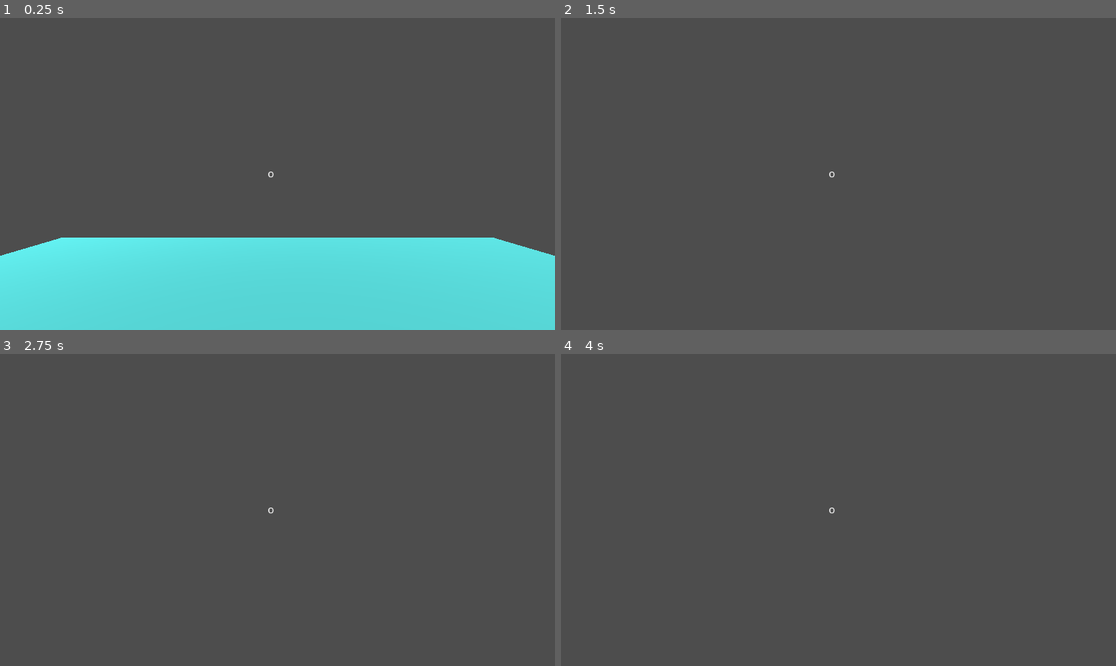
Above: before the commit, frames 1-4 (two rows, left to right).
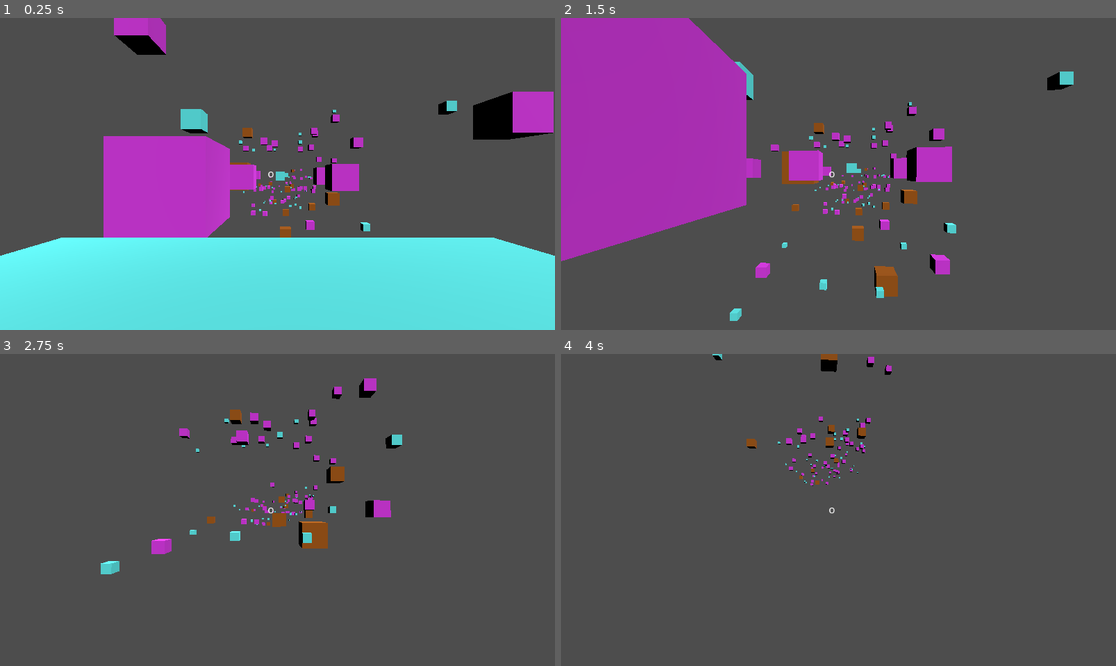
Above: after the commit, the same moments.

Repository: Ben-Bingham/GMTK-2025
Game: Godot game, scene res://main.tscn
Same seed, same stepped clock (60 frames per second), same inputs: the game is played once before the commit and once after it.
Inputs (mouse positions are in pixels of both pictures, inside the frame that each line leads up to):
- Up to frame 1 (0.25 s): no input
- Up to frame 2 (1.5 s): tap Enter at 0.5 s; move the mouse to (866, 174) at 0.52 s; press the mouse at (866, 174) at 0.53 s; hold W (move_forward) from 0.53 s (still down); tap Space (jump) at 0.77 s; move the mouse to (810, 174) at 1.27 s; release the mouse at (810, 174) at 1.28 s; click (810, 174) at 1.35 s
- Up to frame 3 (2.75 s): keep holding W (move_forward); tap Space (jump) at 1.52 s; move the mouse to (288, 503) at 2.02 s; press the mouse at (288, 503) at 2.03 s
- Up to frame 4 (4 s): keep holding W (move_forward); move the mouse to (832, 516) at 2.77 s; release the mouse at (832, 516) at 2.78 s; click (832, 516) at 2.85 s; tap Space (jump) at 3.02, 3.77 s; move the mouse to (877, 513) at 3.52 s; press the mouse at (877, 513) at 3.53 s

The runs differ from the first frame. In frame 1, 13% of the frame differs, in the area x 18-100%, y 0-71%; in frame 2, 27%, in the area x 0-93%, y 0-98%; in frame 3, 2.8%; in frame 4, 0.9%.

Commit message:
Started final level

Diff:
--- a/largeBox.tscn
+++ b/largeBox.tscn
@@ -9,7 +9,7 @@
 [sub_resource type="BoxMesh" id="BoxMesh_oq5cr"]
 size = Vector3(30, 30, 30)
 
-[node name="SmallBox" type="StaticBody3D"]
+[node name="LargeBox" type="StaticBody3D"]
 
 [node name="CollisionShape3D" type="CollisionShape3D" parent="."]
 shape = SubResource("BoxShape3D_oyhfb")
--- a/main.tscn
+++ b/main.tscn
@@ -1,9 +1,11 @@
-[gd_scene load_steps=7 format=3 uid="uid://bdk1ln40ogjde"]
+[gd_scene load_steps=9 format=3 uid="uid://bdk1ln40ogjde"]
 
 [ext_resource type="Script" uid="uid://bs73nnkk5gwx6" path="res://main.gd" id="1_0xm2m"]
 [ext_resource type="Script" uid="uid://bqes2de80x08j" path="res://player.gd" id="1_ig7tw"]
 [ext_resource type="Script" uid="uid://d2rd4gi675eyo" path="res://grapple.gd" id="3_lquwl"]
 [ext_resource type="PackedScene" uid="uid://cy17tvc7chv6h" path="res://smallBox.tscn" id="4_1bvp3"]
+[ext_resource type="PackedScene" uid="uid://cp7j7pvxr81fk" path="res://mediumBox.tscn" id="5_7mycd"]
+[ext_resource type="PackedScene" uid="uid://0nohxjpd1ve" path="res://largeBox.tscn" id="6_272bh"]
 
 [sub_resource type="ImmediateMesh" id="ImmediateMesh_7mycd"]
 
@@ -13,7 +15,7 @@
 script = ExtResource("1_0xm2m")
 
 [node name="Player" type="CharacterBody3D" parent="."]
-transform = Transform3D(1, 0, 0, 0, 1, 0, 0, 0, 1, 0, 2.39905, 0)
+transform = Transform3D(-4.37114e-08, 0, -1, 0, 1, 0, 1, 0, -4.37114e-08, 0, 2.39905, 0)
 script = ExtResource("1_ig7tw")
 
 [node name="Camera3D" type="Camera3D" parent="Player"]
@@ -36,9 +38,11 @@
 
 [node name="DirectionalLight3D" type="DirectionalLight3D" parent="Test World"]
 transform = Transform3D(0.89355, -0.251752, 0.371738, 0.017458, 0.846849, 0.531546, -0.448624, -0.468474, 0.761097, 0, 6.42251, 0)
+visible = false
 
 [node name="DirectionalLight3D2" type="DirectionalLight3D" parent="Test World"]
 transform = Transform3D(1, 0, 0, 0, -0.741824, 0.670595, 0, -0.670595, -0.741824, 26.1271, 36.7534, -36.557)
+visible = false
 light_energy = 0.125
 
 [node name="CanvasLayer" type="CanvasLayer" parent="."]
@@ -62,3 +66,402 @@
 
 [node name="SmallBox" parent="Level" instance=ExtResource("4_1bvp3")]
 transform = Transform3D(1, 0, 0, 0, 1, 0, 0, 0, 1, 0, -3.8464, 0)
+
+[node name="DirectionalLight3D" type="DirectionalLight3D" parent="Level"]
+transform = Transform3D(0.608983, 0.55138, -0.570193, 0, 0.718867, 0.695148, 0.793183, -0.423333, 0.437778, -10.5729, 4.76333, 7.30849)
+
+[node name="SmallBox2" parent="Level" instance=ExtResource("5_7mycd")]
+transform = Transform3D(1, 0, 0, 0, 1, 0, 0, 0, 1, 50, 0, -24)
+
+[node name="SmallBox3" parent="Level" instance=ExtResource("5_7mycd")]
+transform = Transform3D(1, 0, 0, 0, 1, 0, 0, 0, 1, 72, -96.458, 24.4143)
+
+[node name="SmallBox4" parent="Level" instance=ExtResource("5_7mycd")]
+transform = Transform3D(1, 0, 0, 0, 1, 0, 0, 0, 1, 173, 0, -29)
+
+[node name="SmallBox5" parent="Level" instance=ExtResource("5_7mycd")]
+transform = Transform3D(1, 0, 0, 0, 1, 0, 0, 0, 1, 244, 0, 55)
+
+[node name="SmallBox6" parent="Level" instance=ExtResource("5_7mycd")]
+transform = Transform3D(1, 0, 0, 0, 1, 0, 0, 0, 1, 109, 32.6055, 124.207)
+
+[node name="SmallBox7" parent="Level" instance=ExtResource("5_7mycd")]
+transform = Transform3D(1, 0, 0, 0, 1, 0, 0, 0, 1, 131, 95.0994, -87)
+
+[node name="SmallBox8" parent="Level" instance=ExtResource("5_7mycd")]
+transform = Transform3D(1, 0, 0, 0, 1, 0, 0, 0, 1, 159.771, 0, 49.9093)
+
+[node name="SmallBox9" parent="Level" instance=ExtResource("5_7mycd")]
+transform = Transform3D(1, 0, 0, 0, 1, 0, 0, 0, 1, 242.776, 0, -108.165)
+
+[node name="SmallBox10" parent="Level" instance=ExtResource("5_7mycd")]
+transform = Transform3D(1, 0, 0, 0, 1, 0, 0, 0, 1, 610.776, 168.462, 173.154)
+
+[node name="SmallBox11" parent="Level" instance=ExtResource("5_7mycd")]
+transform = Transform3D(1, 0, 0, 0, 1, 0, 0, 0, 1, 962.776, -180.247, -113.938)
+
+[node name="SmallBox12" parent="Level" instance=ExtResource("5_7mycd")]
+transform = Transform3D(1, 0, 0, 0, 1, 0, 0, 0, 1, 1553.82, -28.789, 255.421)
+
+[node name="SmallBox13" parent="Level" instance=ExtResource("5_7mycd")]
+transform = Transform3D(1, 0, 0, 0, 1, 0, 0, 0, 1, 1132.78, -79.7133, 120.835)
+
+[node name="SmallBox14" parent="Level" instance=ExtResource("5_7mycd")]
+transform = Transform3D(1, 0, 0, 0, 1, 0, 0, 0, 1, 1529.82, -119.813, -168.937)
+
+[node name="SmallBox15" parent="Level" instance=ExtResource("5_7mycd")]
+transform = Transform3D(1, 0, 0, 0, 1, 0, 0, 0, 1, 1414.82, -149, 145.309)
+
+[node name="SmallBox16" parent="Level" instance=ExtResource("5_7mycd")]
+transform = Transform3D(1, 0, 0, 0, 1, 0, 0, 0, 1, 890.776, 61.1354, 246.947)
+
+[node name="SmallBox17" parent="Level" instance=ExtResource("5_7mycd")]
+transform = Transform3D(1, 0, 0, 0, 1, 0, 0, 0, 1, 614.776, 100.534, -40.1647)
+
+[node name="SmallBox18" parent="Level" instance=ExtResource("5_7mycd")]
+transform = Transform3D(1, 0, 0, 0, 1, 0, 0, 0, 1, 477.513, 0, -50.8896)
+
+[node name="SmallBox41" parent="Level" instance=ExtResource("5_7mycd")]
+transform = Transform3D(1, 0, 0, 0, 1, 0, 0, 0, 1, 515.513, -126.346, 82.1104)
+
+[node name="SmallBox19" parent="Level" instance=ExtResource("5_7mycd")]
+transform = Transform3D(1, 0, 0, 0, 1, 0, 0, 0, 1, 416.776, -194.275, -168.185)
+
+[node name="SmallBox20" parent="Level" instance=ExtResource("5_7mycd")]
+transform = Transform3D(1, 0, 0, 0, 1, 0, 0, 0, 1, 834.776, 103.251, 94.0424)
+
+[node name="SmallBox21" parent="Level" instance=ExtResource("5_7mycd")]
+transform = Transform3D(1, 0, 0, 0, 1, 0, 0, 0, 1, 1205.78, -79.7133, -78.1647)
+
+[node name="SmallBox42" parent="Level" instance=ExtResource("5_7mycd")]
+transform = Transform3D(1, 0, 0, 0, 1, 0, 0, 0, 1, 1290.01, -149, 69.9187)
+
+[node name="SmallBox23" parent="Level" instance=ExtResource("5_7mycd")]
+transform = Transform3D(1, 0, 0, 0, 1, 0, 0, 0, 1, 2197.78, -31.5061, 24.8353)
+
+[node name="SmallBox24" parent="Level" instance=ExtResource("5_7mycd")]
+transform = Transform3D(1, 0, 0, 0, 1, 0, 0, 0, 1, 2073.78, -119.813, -161.412)
+
+[node name="SmallBox25" parent="Level" instance=ExtResource("5_7mycd")]
+transform = Transform3D(1, 0, 0, 0, 1, 0, 0, 0, 1, 2027.78, -28.789, 165.947)
+
+[node name="SmallBox26" parent="Level" instance=ExtResource("5_7mycd")]
+transform = Transform3D(1, 0, 0, 0, 1, 0, 0, 0, 1, 2326.78, -94, -72.1647)
+
+[node name="SmallBox29" parent="Level" instance=ExtResource("5_7mycd")]
+transform = Transform3D(1, 0, 0, 0, 1, 0, 0, 0, 1, 1863.78, -235.291, -67.9377)
+
+[node name="SmallBox30" parent="Level" instance=ExtResource("5_7mycd")]
+transform = Transform3D(1, 0, 0, 0, 1, 0, 0, 0, 1, 1792.78, -138.833, 129.947)
+
+[node name="SmallBox31" parent="Level" instance=ExtResource("5_7mycd")]
+transform = Transform3D(1, 0, 0, 0, 1, 0, 0, 0, 1, 1619.82, -136.116, -38.2763)
+
+[node name="SmallBox32" parent="Level" instance=ExtResource("5_7mycd")]
+transform = Transform3D(1, 0, 0, 0, 1, 0, 0, 0, 1, 1402.82, -180.247, 48.5364)
+
+[node name="SmallBox33" parent="Level" instance=ExtResource("5_7mycd")]
+transform = Transform3D(1, 0, 0, 0, 1, 0, 0, 0, 1, 1269.68, -83.789, 172.166)
+
+[node name="SmallBox34" parent="Level" instance=ExtResource("5_7mycd")]
+transform = Transform3D(1, 0, 0, 0, 1, 0, 0, 0, 1, 1067.25, -121.829, -28.9018)
+
+[node name="SmallBox35" parent="Level" instance=ExtResource("5_7mycd")]
+transform = Transform3D(1, 0, 0, 0, 1, 0, 0, 0, 1, 1031.93, -83.789, 181.675)
+
+[node name="SmallBox36" parent="Level" instance=ExtResource("5_7mycd")]
+transform = Transform3D(1, 0, 0, 0, 1, 0, 0, 0, 1, 780.594, 100.534, -121.284)
+
+[node name="SmallBox37" parent="Level" instance=ExtResource("5_7mycd")]
+transform = Transform3D(1, 0, 0, 0, 1, 0, 0, 0, 1, 734.594, 146.725, 135.923)
+
+[node name="SmallBox38" parent="Level" instance=ExtResource("5_7mycd")]
+transform = Transform3D(1, 0, 0, 0, 1, 0, 0, 0, 1, 332.833, -137.215, 131.744)
+
+[node name="SmallBox59" parent="Level" instance=ExtResource("5_7mycd")]
+transform = Transform3D(1, 0, 0, 0, 1, 0, 0, 0, 1, 771, 103.251, 127.207)
+
+[node name="SmallBox61" parent="Level" instance=ExtResource("5_7mycd")]
+transform = Transform3D(1, 0, 0, 0, 1, 0, 0, 0, 1, 658, 100.534, -8)
+
+[node name="SmallBox62" parent="Level" instance=ExtResource("5_7mycd")]
+transform = Transform3D(1, 0, 0, 0, 1, 0, 0, 0, 1, 686.771, 146.725, 122.117)
+
+[node name="SmallBox73" parent="Level" instance=ExtResource("5_7mycd")]
+transform = Transform3D(1, 0, 0, 0, 1, 0, 0, 0, 1, 769.776, 100.534, -29.1647)
+
+[node name="SmallBox74" parent="Level" instance=ExtResource("5_7mycd")]
+transform = Transform3D(1, 0, 0, 0, 1, 0, 0, 0, 1, 943.776, -180.247, -57.9377)
+
+[node name="SmallBox75" parent="Level" instance=ExtResource("5_7mycd")]
+transform = Transform3D(1, 0, 0, 0, 1, 0, 0, 0, 1, 859.833, 63.8525, 174.062)
+
+[node name="SmallBox39" parent="Level" instance=ExtResource("5_7mycd")]
+transform = Transform3D(1, 0, 0, 0, 1, 0, 0, 0, 1, 653.454, 74.7209, -233.71)
+
+[node name="SmallBox40" parent="Level" instance=ExtResource("5_7mycd")]
+transform = Transform3D(1, 0, 0, 0, 1, 0, 0, 0, 1, 427.933, 67.9282, 165.707)
+
+[node name="SmallBox27" parent="Level" instance=ExtResource("5_7mycd")]
+transform = Transform3D(1, 0, 0, 0, 1, 0, 0, 0, 1, 2408.78, 47.2906, 196.947)
+
+[node name="SmallBox28" parent="Level" instance=ExtResource("5_7mycd")]
+transform = Transform3D(1, 0, 0, 0, 1, 0, 0, 0, 1, 2408.78, 47.2906, 196.947)
+
+[node name="SmallBox43" parent="Level" instance=ExtResource("5_7mycd")]
+transform = Transform3D(1, 0, 0, 0, 1, 0, 0, 0, 1, 1319.95, -83.789, 238.365)
+
+[node name="SmallBox44" parent="Level" instance=ExtResource("5_7mycd")]
+transform = Transform3D(1, 0, 0, 0, 1, 0, 0, 0, 1, 1671.95, -235.291, -55.5194)
+
+[node name="SmallBox45" parent="Level" instance=ExtResource("5_7mycd")]
+transform = Transform3D(1, 0, 0, 0, 1, 0, 0, 0, 1, 2262.99, -28.789, 313.839)
+
+[node name="SmallBox46" parent="Level" instance=ExtResource("5_7mycd")]
+transform = Transform3D(1, 0, 0, 0, 1, 0, 0, 0, 1, 1841.95, -138.833, 149.365)
+
+[node name="SmallBox47" parent="Level" instance=ExtResource("5_7mycd")]
+transform = Transform3D(1, 0, 0, 0, 1, 0, 0, 0, 1, 2238.99, -31.5061, -79.2724)
+
+[node name="SmallBox48" parent="Level" instance=ExtResource("5_7mycd")]
+transform = Transform3D(1, 0, 0, 0, 1, 0, 0, 0, 1, 2123.99, -28.789, 173.839)
+
+[node name="SmallBox49" parent="Level" instance=ExtResource("5_7mycd")]
+transform = Transform3D(1, 0, 0, 0, 1, 0, 0, 0, 1, 1599.95, -28.789, 305.365)
+
+[node name="SmallBox50" parent="Level" instance=ExtResource("5_7mycd")]
+transform = Transform3D(1, 0, 0, 0, 1, 0, 0, 0, 1, 1323.95, -180.247, 30.4806)
+
+[node name="SmallBox51" parent="Level" instance=ExtResource("5_7mycd")]
+transform = Transform3D(1, 0, 0, 0, 1, 0, 0, 0, 1, 1186.68, 5.8762, 7.52872)
+
+[node name="SmallBox52" parent="Level" instance=ExtResource("5_7mycd")]
+transform = Transform3D(1, 0, 0, 0, 1, 0, 0, 0, 1, 1224.68, -79.7133, 140.529)
+
+[node name="SmallBox53" parent="Level" instance=ExtResource("5_7mycd")]
+transform = Transform3D(1, 0, 0, 0, 1, 0, 0, 0, 1, 1125.95, -79.7133, -90.7465)
+
+[node name="SmallBox54" parent="Level" instance=ExtResource("5_7mycd")]
+transform = Transform3D(1, 0, 0, 0, 1, 0, 0, 0, 1, 1543.95, -28.789, 129.365)
+
+[node name="SmallBox55" parent="Level" instance=ExtResource("5_7mycd")]
+transform = Transform3D(1, 0, 0, 0, 1, 0, 0, 0, 1, 1914.95, -136.116, -33.3322)
+
+[node name="SmallBox56" parent="Level" instance=ExtResource("5_7mycd")]
+transform = Transform3D(1, 0, 0, 0, 1, 0, 0, 0, 1, 1999.18, -94, 128.337)
+
+[node name="SmallBox57" parent="Level" instance=ExtResource("5_7mycd")]
+transform = Transform3D(1, 0, 0, 0, 1, 0, 0, 0, 1, 2331.95, -94, 147.254)
+
+[node name="SmallBox63" parent="Level" instance=ExtResource("5_7mycd")]
+transform = Transform3D(1, 0, 0, 0, 1, 0, 0, 0, 1, 2501.95, -28.789, 188.365)
+
+[node name="SmallBox64" parent="Level" instance=ExtResource("5_7mycd")]
+transform = Transform3D(1, 0, 0, 0, 1, 0, 0, 0, 1, 2328.99, -136.116, 20.1419)
+
+[node name="SmallBox65" parent="Level" instance=ExtResource("5_7mycd")]
+transform = Transform3D(1, 0, 0, 0, 1, 0, 0, 0, 1, 2111.99, -94, 94.7276)
+
+[node name="SmallBox66" parent="Level" instance=ExtResource("5_7mycd")]
+transform = Transform3D(1, 0, 0, 0, 1, 0, 0, 0, 1, 1978.85, 44.5734, 230.584)
+
+[node name="SmallBox67" parent="Level" instance=ExtResource("5_7mycd")]
+transform = Transform3D(1, 0, 0, 0, 1, 0, 0, 0, 1, 1776.42, -235.291, 55.3292)
+
+[node name="SmallBox68" parent="Level" instance=ExtResource("5_7mycd")]
+transform = Transform3D(1, 0, 0, 0, 1, 0, 0, 0, 1, 1741.1, -138.833, 240.094)
+
+[node name="SmallBox69" parent="Level" instance=ExtResource("5_7mycd")]
+transform = Transform3D(1, 0, 0, 0, 1, 0, 0, 0, 1, 1489.76, -94, -62.8658)
+
+[node name="SmallBox70" parent="Level" instance=ExtResource("5_7mycd")]
+transform = Transform3D(1, 0, 0, 0, 1, 0, 0, 0, 1, 1443.76, -28.789, 171.246)
+
+[node name="SmallBox71" parent="Level" instance=ExtResource("5_7mycd")]
+transform = Transform3D(1, 0, 0, 0, 1, 0, 0, 0, 1, 1362.62, -206.06, -163.065)
+
+[node name="SmallBox72" parent="Level" instance=ExtResource("5_7mycd")]
+transform = Transform3D(1, 0, 0, 0, 1, 0, 0, 0, 1, 1137.1, -14.5023, 230.919)
+
+[node name="SmallBox" parent="." instance=ExtResource("4_1bvp3")]
+transform = Transform3D(1, 0, 0, 0, 1, 0, 0, 0, 1, 325.878, -168.462, -37.3993)
+
+[node name="SmallBox2" parent="." instance=ExtResource("4_1bvp3")]
+transform = Transform3D(1, 0, 0, 0, 1, 0, 0, 0, 1, 406.033, -137.215, 98.457)
+
+[node name="SmallBox3" parent="." instance=ExtResource("4_1bvp3")]
+transform = Transform3D(1, 0, 0, 0, 1, 0, 0, 0, 1, 200.89, 67.9282, 167.744)
+
+[node name="SmallBox4" parent="." instance=ExtResource("4_1bvp3")]
+transform = Transform3D(1, 0, 0, 0, 1, 0, 0, 0, 1, 234.854, 0, 3.35759)
+
+[node name="SmallBox5" parent="." instance=ExtResource("4_1bvp3")]
+transform = Transform3D(1, 0, 0, 0, 1, 0, 0, 0, 1, 105.791, 29.8884, -42.8336)
+
+[node name="SmallBox6" parent="." instance=ExtResource("4_1bvp3")]
+transform = Transform3D(1, 0, 0, 0, 1, 0, 0, 0, 1, 631.555, 100.534, -114.837)
+
+[node name="SmallBox7" parent="." instance=ExtResource("4_1bvp3")]
+transform = Transform3D(1, 0, 0, 0, 1, 0, 0, 0, 1, 960.327, -149, 60.4172)
+
+[node name="SmallBox8" parent="." instance=ExtResource("4_1bvp3")]
+transform = Transform3D(1, 0, 0, 0, 1, 0, 0, 0, 1, 1261.93, -180.247, -12.9452)
+
+[node name="SmallBox9" parent="." instance=ExtResource("4_1bvp3")]
+transform = Transform3D(1, 0, 0, 0, 1, 0, 0, 0, 1, 1223.89, -79.7133, 79.4371)
+
+[node name="SmallBox10" parent="." instance=ExtResource("4_1bvp3")]
+transform = Transform3D(1, 0, 0, 0, 1, 0, 0, 0, 1, 1136.94, -14.5023, 181.329)
+
+[node name="SmallBox11" parent="." instance=ExtResource("4_1bvp3")]
+transform = Transform3D(1, 0, 0, 0, 1, 0, 0, 0, 1, 1480.66, -94, 99.8155)
+
+[node name="SmallBox12" parent="." instance=ExtResource("4_1bvp3")]
+transform = Transform3D(1, 0, 0, 0, 1, 0, 0, 0, 1, 1613.8, -94, -91.7419)
+
+[node name="SmallBox13" parent="." instance=ExtResource("4_1bvp3")]
+transform = Transform3D(1, 0, 0, 0, 1, 0, 0, 0, 1, 1689.88, -204.044, 143.29)
+
+[node name="SmallBox14" parent="." instance=ExtResource("4_1bvp3")]
+transform = Transform3D(1, 0, 0, 0, 1, 0, 0, 0, 1, 1908.6, -94, 91.6642)
+
+[node name="SmallBox15" parent="." instance=ExtResource("4_1bvp3")]
+transform = Transform3D(1, 0, 0, 0, 1, 0, 0, 0, 1, 2082.5, -136.116, -52.3436)
+
+[node name="SmallBox16" parent="." instance=ExtResource("4_1bvp3")]
+transform = Transform3D(1, 0, 0, 0, 1, 0, 0, 0, 1, 2229.23, -31.5061, 124.27)
+
+[node name="SmallBox17" parent="." instance=ExtResource("4_1bvp3")]
+transform = Transform3D(1, 0, 0, 0, 1, 0, 0, 0, 1, 2105.6, -28.789, 318.544)
+
+[node name="SmallBox18" parent="." instance=ExtResource("4_1bvp3")]
+transform = Transform3D(1, 0, 0, 0, 1, 0, 0, 0, 1, 1829.81, -138.833, 304.959)
+
+[node name="SmallBox19" parent="." instance=ExtResource("4_1bvp3")]
+transform = Transform3D(1, 0, 0, 0, 1, 0, 0, 0, 1, 1628.74, -28.789, 193.556)
+
+[node name="SmallBox20" parent="." instance=ExtResource("4_1bvp3")]
+transform = Transform3D(1, 0, 0, 0, 1, 0, 0, 0, 1, 1433.11, -28.789, 257.409)
+
+[node name="SmallBox21" parent="." instance=ExtResource("4_1bvp3")]
+transform = Transform3D(1, 0, 0, 0, 1, 0, 0, 0, 1, 1323.06, -149, 121.553)
+
+[node name="SmallBox22" parent="." instance=ExtResource("4_1bvp3")]
+transform = Transform3D(1, 0, 0, 0, 1, 0, 0, 0, 1, 1010.59, -149, 90.3056)
+
+[node name="SmallBox23" parent="." instance=ExtResource("4_1bvp3")]
+transform = Transform3D(1, 0, 0, 0, 1, 0, 0, 0, 1, 1025.54, -180.247, -86.3076)
+
+[node name="SmallBox24" parent="." instance=ExtResource("4_1bvp3")]
+transform = Transform3D(1, 0, 0, 0, 1, 0, 0, 0, 1, 832.622, 100.534, -98.5347)
+
+[node name="SmallBox25" parent="." instance=ExtResource("4_1bvp3")]
+transform = Transform3D(1, 0, 0, 0, 1, 0, 0, 0, 1, 630.196, 100.534, 69.9272)
+
+[node name="SmallBox26" parent="." instance=ExtResource("4_1bvp3")]
+transform = Transform3D(1, 0, 0, 0, 1, 0, 0, 0, 1, 463.093, 0, 19.6604)
+
+[node name="SmallBox27" parent="." instance=ExtResource("4_1bvp3")]
+transform = Transform3D(1, 0, 0, 0, 1, 0, 0, 0, 1, 525.587, -183.406, -161.028)
+
+[node name="SmallBox28" parent="." instance=ExtResource("4_1bvp3")]
+transform = Transform3D(1, 0, 0, 0, 1, 0, 0, 0, 1, 293.272, -194.275, -151.518)
+
+[node name="SmallBox29" parent="." instance=ExtResource("4_1bvp3")]
+transform = Transform3D(1, 0, 0, 0, 1, 0, 0, 0, 1, 809.526, 74.7209, -254.769)
+
+[node name="SmallBox30" parent="." instance=ExtResource("4_1bvp3")]
+transform = Transform3D(1, 0, 0, 0, 1, 0, 0, 0, 1, 1219.81, -105.526, -201.785)
+
+[node name="SmallBox31" parent="." instance=ExtResource("4_1bvp3")]
+transform = Transform3D(1, 0, 0, 0, 1, 0, 0, 0, 1, 736.341, 146.725, 81.5137)
+
+[node name="SmallBox32" parent="." instance=ExtResource("4_1bvp3")]
+transform = Transform3D(1, 0, 0, 0, 1, 0, 0, 0, 1, 1366.71, -180.247, -50.2669)
+
+[node name="SmallBox33" parent="." instance=ExtResource("4_1bvp3")]
+transform = Transform3D(1, 0, 0, 0, 1, 0, 0, 0, 1, 1691, -235.291, -112.773)
+
+[node name="SmallBox34" parent="." instance=ExtResource("4_1bvp3")]
+transform = Transform3D(1, 0, 0, 0, 1, 0, 0, 0, 1, 1934.59, -119.813, -202.426)
+
+[node name="SmallBox35" parent="." instance=ExtResource("4_1bvp3")]
+transform = Transform3D(1, 0, 0, 0, 1, 0, 0, 0, 1, 682, 211.936, 189.319)
+
+[node name="SmallBox36" parent="." instance=ExtResource("4_1bvp3")]
+transform = Transform3D(1, 0, 0, 0, 1, 0, 0, 0, 1, 915.672, -149, 103.251)
+
+[node name="SmallBox37" parent="." instance=ExtResource("4_1bvp3")]
+transform = Transform3D(1, 0, 0, 0, 1, 0, 0, 0, 1, 823, 100.534, -11)
+
+[node name="SmallBox38" parent="." instance=ExtResource("4_1bvp3")]
+transform = Transform3D(1, 0, 0, 0, 1, 0, 0, 0, 1, 709.17, 146.725, 122.271)
+
+[node name="SmallBox39" parent="." instance=ExtResource("4_1bvp3")]
+transform = Transform3D(1, 0, 0, 0, 1, 0, 0, 0, 1, 311.111, -168.462, 42.1155)
+
+[node name="SmallBox40" parent="." instance=ExtResource("4_1bvp3")]
+transform = Transform3D(1, 0, 0, 0, 1, 0, 0, 0, 1, 286.657, -72.0038, 123.629)
+
+[node name="SmallBox41" parent="." instance=ExtResource("4_1bvp3")]
+transform = Transform3D(1, 0, 0, 0, 1, 0, 0, 0, 1, 1594.95, -136.116, 28.5298)
+
+[node name="SmallBox42" parent="." instance=ExtResource("4_1bvp3")]
+transform = Transform3D(1, 0, 0, 0, 1, 0, 0, 0, 1, 1761, -235.291, -107.773)
+
+[node name="SmallBox43" parent="." instance=ExtResource("4_1bvp3")]
+transform = Transform3D(1, 0, 0, 0, 1, 0, 0, 0, 1, 1652.01, -119.813, -239.107)
+
+[node name="SmallBox44" parent="." instance=ExtResource("4_1bvp3")]
+transform = Transform3D(1, 0, 0, 0, 1, 0, 0, 0, 1, 1671, -204.044, 67)
+
+[node name="SmallBox45" parent="." instance=ExtResource("4_1bvp3")]
+transform = Transform3D(1, 0, 0, 0, 1, 0, 0, 0, 1, 1691.41, -138.833, 236.39)
+
+[node name="SmallBox46" parent="." instance=ExtResource("4_1bvp3")]
+transform = Transform3D(1, 0, 0, 0, 1, 0, 0, 0, 1, 1498.08, -28.789, 291.095)
+
+[node name="LargeBox" parent="." instance=ExtResource("6_272bh")]
+transform = Transform3D(1, 0, 0, 0, 1, 0, 0, 0, 1, 1018.75, -174.813, -268.355)
+
+[node name="LargeBox2" parent="." instance=ExtResource("6_272bh")]
+transform = Transform3D(1, 0, 0, 0, 1, 0, 0, 0, 1, 964.403, -180.247, 40.0388)
+
+[node name="LargeBox3" parent="." instance=ExtResource("6_272bh")]
+transform = Transform3D(1, 0, 0, 0, 1, 0, 0, 0, 1, 526.945, -61.1354, 141.931)
+
+[node name="LargeBox4" parent="." instance=ExtResource("6_272bh")]
+transform = Transform3D(1, 0, 0, 0, 1, 0, 0, 0, 1, 551.399, -157.593, 21.0189)
+
+[node name="LargeBox5" parent="." instance=ExtResource("6_272bh")]
+transform = Transform3D(1, 0, 0, 0, 1, 0, 0, 0, 1, 342.181, -168.462, 54.983)
+
+[node name="LargeBox6" parent="." instance=ExtResource("6_272bh")]
+transform = Transform3D(1, 0, 0, 0, 1, 0, 0, 0, 1, 230.778, 0, -46.9092)
+
+[node name="LargeBox7" parent="." instance=ExtResource("6_272bh")]
+transform = Transform3D(1, 0, 0, 0, 1, 0, 0, 0, 1, 1626.02, -94, 114.76)
+
+[node name="LargeBox8" parent="." instance=ExtResource("6_272bh")]
+transform = Transform3D(1, 0, 0, 0, 1, 0, 0, 0, 1, 1755.09, -235.291, -21.0966)
+
+[node name="LargeBox9" parent="." instance=ExtResource("6_272bh")]
+transform = Transform3D(1, 0, 0, 0, 1, 0, 0, 0, 1, 2018.65, -94, -67.2877)
+
+[node name="LargeBox10" parent="." instance=ExtResource("6_272bh")]
+transform = Transform3D(1, 0, 0, 0, 1, 0, 0, 0, 1, 2202.05, 36.4221, 166.385)
+
+[node name="LargeBox11" parent="." instance=ExtResource("6_272bh")]
+transform = Transform3D(1, 0, 0, 0, 1, 0, 0, 0, 1, 2274.06, -119.813, -197.71)
+
+[node name="LargeBox12" parent="." instance=ExtResource("6_272bh")]
+transform = Transform3D(1, 0, 0, 0, 1, 0, 0, 0, 1, 1089.39, -79.7133, 53.6244)
+
+[node name="LargeBox13" parent="." instance=ExtResource("6_272bh")]
+transform = Transform3D(1, 0, 0, 0, 1, 0, 0, 0, 1, 937.231, -149, 158.234)
+
+[node name="LargeBox14" parent="." instance=ExtResource("6_272bh")]
+transform = Transform3D(1, 0, 0, 0, 1, 0, 0, 0, 1, 700.841, 144.008, -102.61)
+
+[node name="LargeBox15" parent="." instance=ExtResource("6_272bh")]
+transform = Transform3D(1, 0, 0, 0, 1, 0, 0, 0, 1, 700.841, 144.008, -102.61)
--- a/mediumBox.tscn
+++ b/mediumBox.tscn
@@ -9,7 +9,7 @@
 [sub_resource type="BoxMesh" id="BoxMesh_oq5cr"]
 size = Vector3(20, 20, 20)
 
-[node name="SmallBox" type="StaticBody3D"]
+[node name="MediumBox" type="StaticBody3D"]
 
 [node name="CollisionShape3D" type="CollisionShape3D" parent="."]
 shape = SubResource("BoxShape3D_oyhfb")
